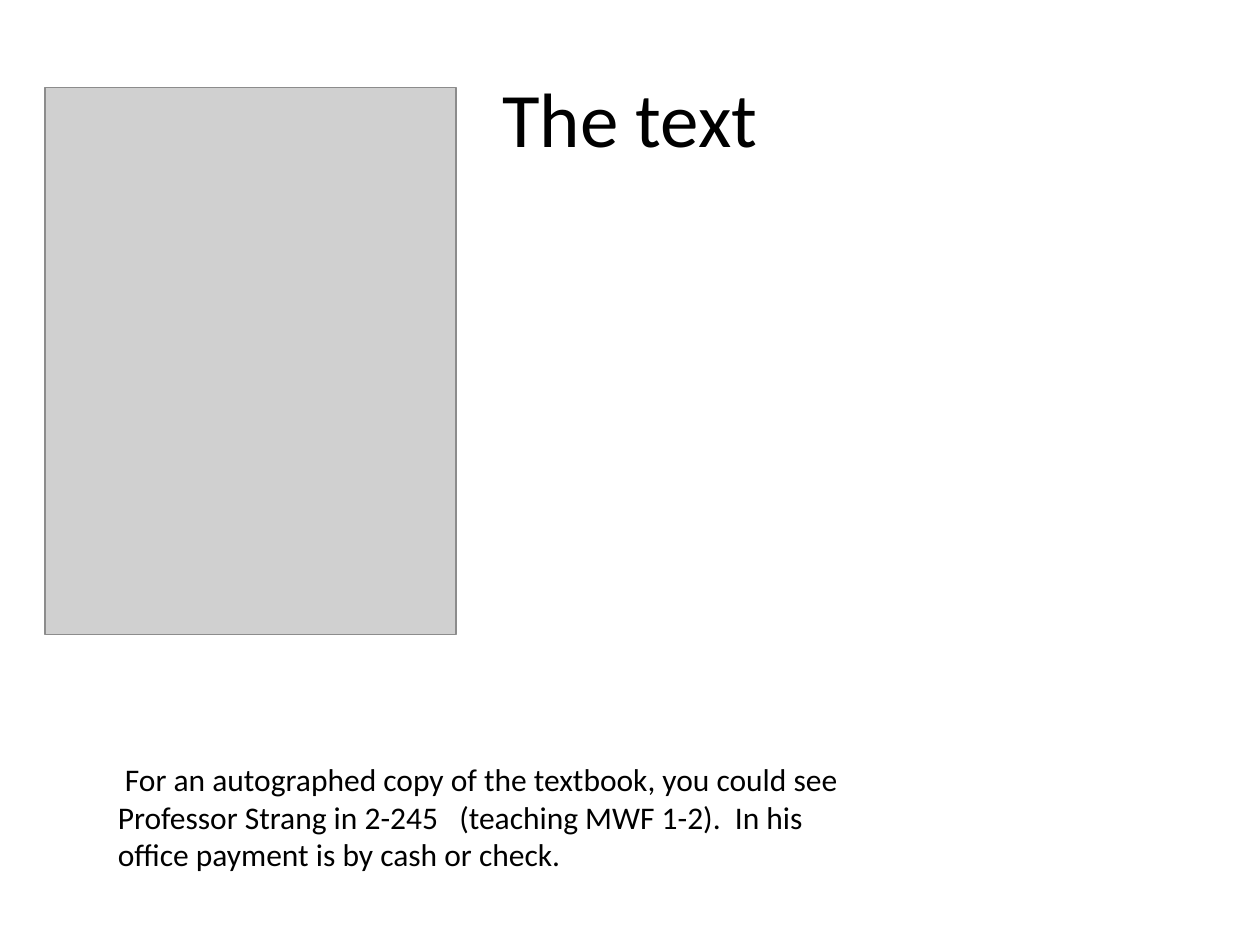
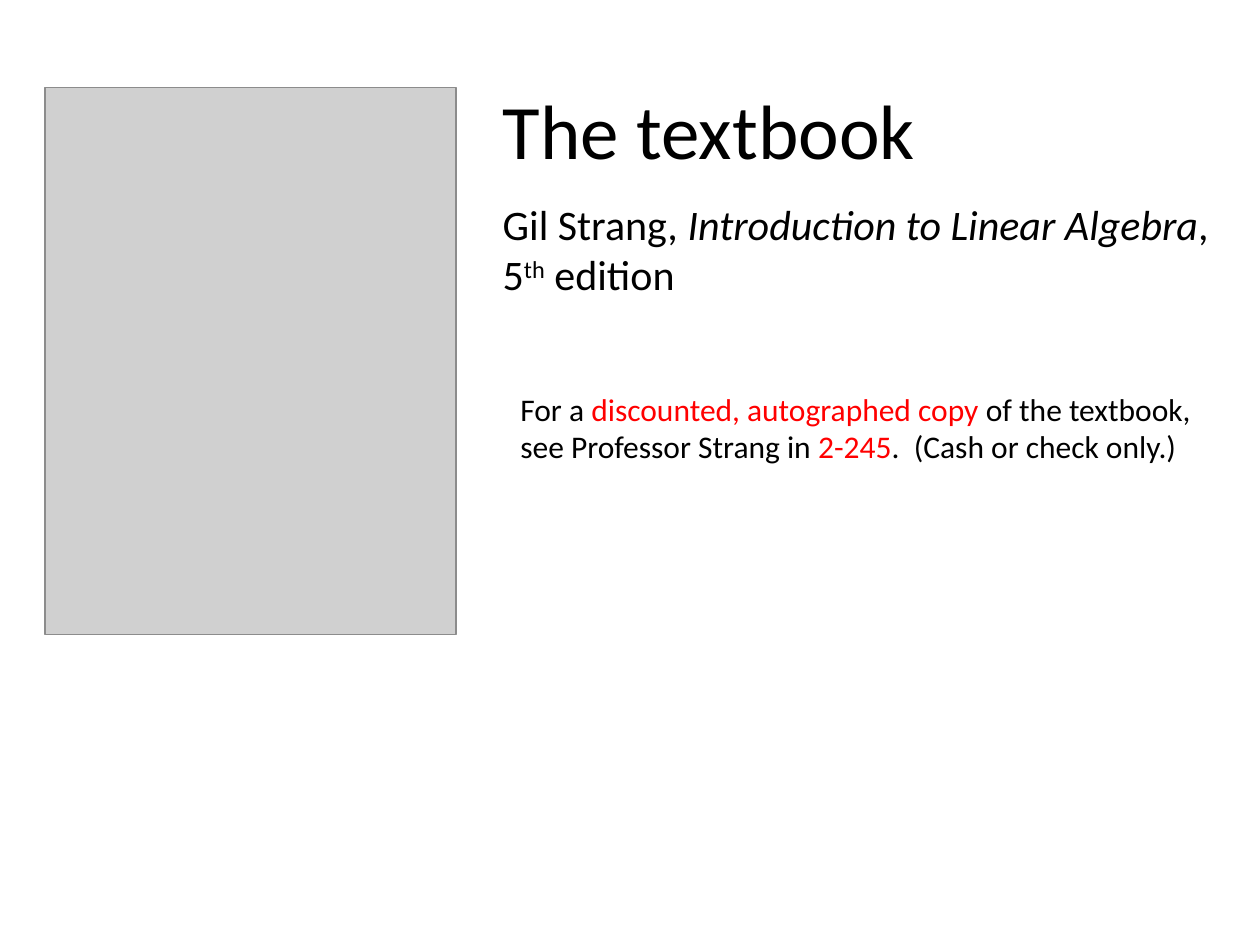
Before and after one commit to mitmath/1806, a slide deck: slide 3 of lectures/1806overview.pptx. Drawn at 1260x945 pixels with LibreOffice and Linux fonts; fonts in the diff are those of the drawing; grey boxes stand for pictures. Boxes give left, top, right and bottom in pixels: in the first picture for what was removed or moved away, otherwise in the second. Text is boxed around its words. In the diff, an @@ line names an element or a change of style, - is before the commit and + after.

```diff
--- a/lectures/1806overview.pptx
+++ b/lectures/1806overview.pptx
@@ title at bbox=[503, 105, 915, 160]: text changed @@
-The text
+The textbook
@@ text added at bbox=[503, 210, 1209, 291], 24 pt, text #000000, italic @@
+Gil Strang, Introduction to Linear Algebra, 5th edition
@@ text at bbox=[520, 399, 1190, 464]: text changed @@
-For an autographed copy of the textbook, you could see
-Professor Strang in 2-245 (teaching MWF 1-2). In his
-office payment is by cash or check.
+For a discounted, autographed copy of the textbook, see Professor Strang in 2-245. (Cash or check only.)
```
Also in this commit, not shown: 5 other slides changed, 1 slide added, 2 other files.
